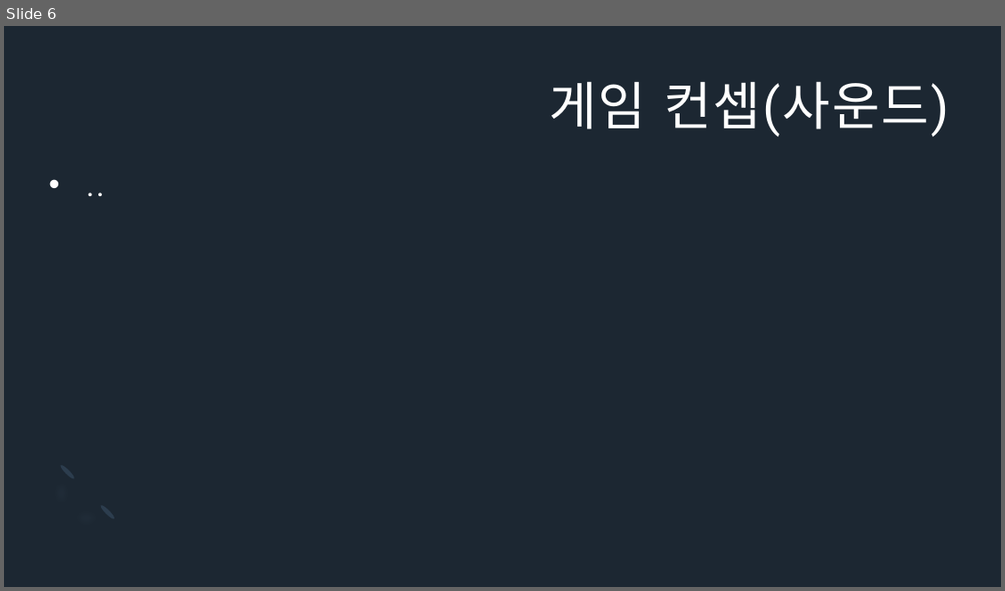
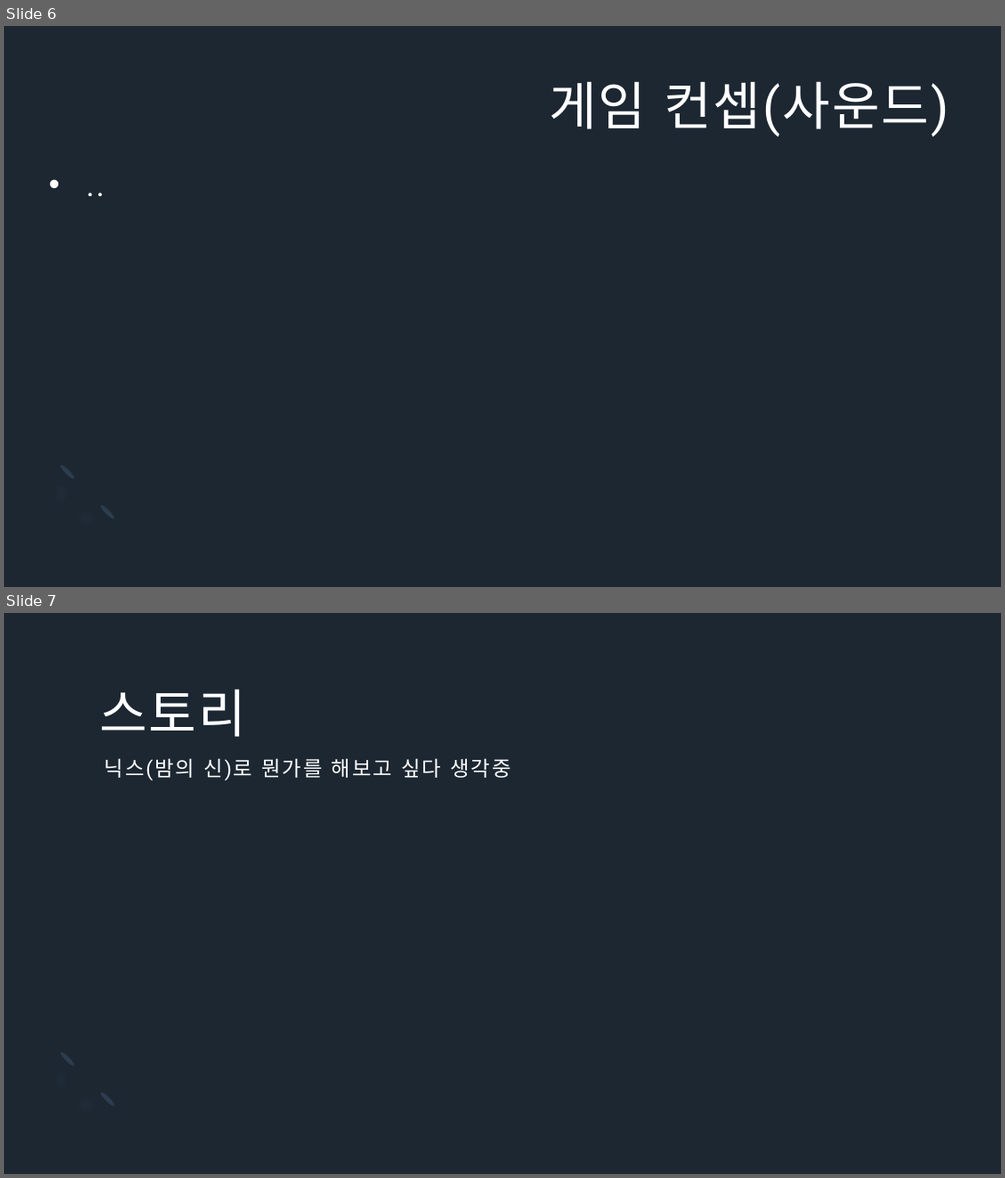
Before and after one commit to Icloy/2D_Roguelike, a slide deck: 기획서.pptx. Shown one above the other, each under a label of ours: slide 6 before the commit, slides 6 and 7 after it. The pictures are 1005x591 and 1005x1178 pixels, drawn with LibreOffice and Linux fonts; fonts in the diff are those of the drawing. Boxes give left, top, right and bottom in pixels: in the first picture for what was removed or moved away, otherwise in the second. Text is boxed around its words. In the diff, an @@ line names an element or a change of style, - is before the commit and + after.

```diff
--- a/기획서.pptx
+++ b/기획서.pptx
@@ slide 7 added at [4,613,1001,1174], background #1C2732; not listed: 3 template elements that a slide beside it also shows @@
@@ text added at [99,689,246,737], 50 pt, text #FFFFFF @@
+스토리
@@ title added at [105,758,510,780], 20 pt, text #FFFFFF @@
+닉스(밤의 신)로 뭔가를 해보고 싶다 생각중
```
Also in this commit, not shown: 6 slides changed, 2 slides removed, 1 other file.
